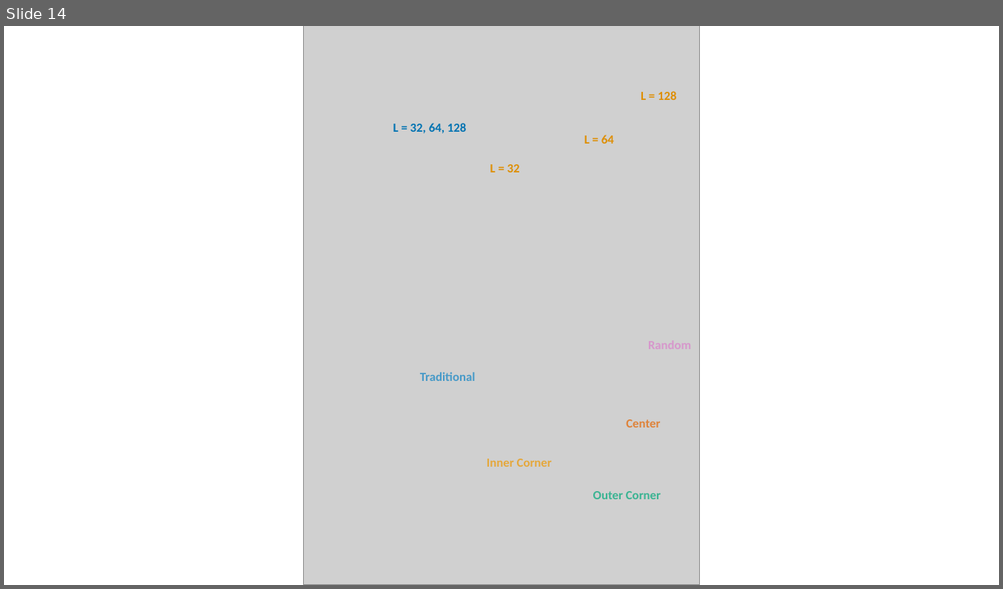
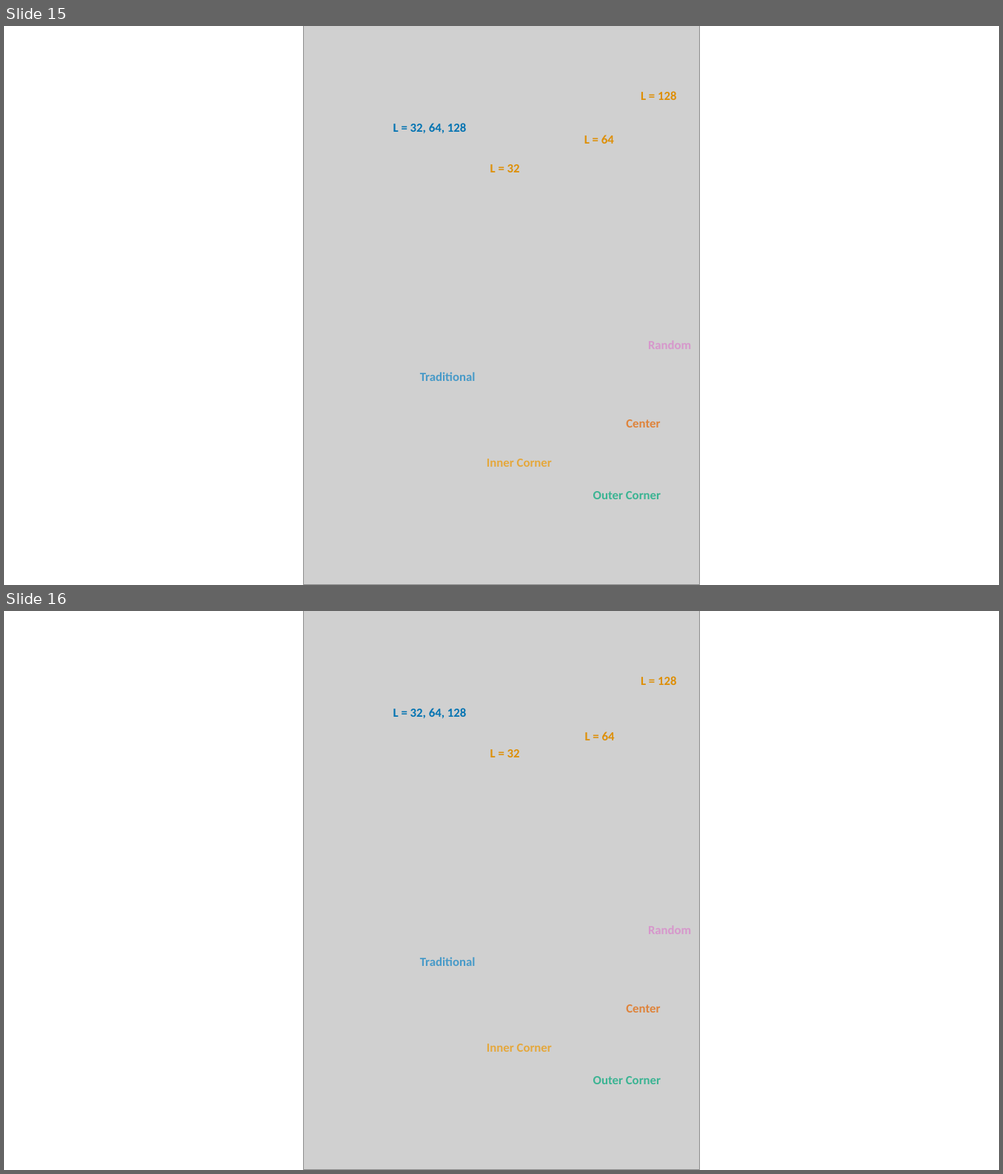
Before and after one commit to ioakimsy/BS-Thesis, a slide deck: documents/Figures editing.pptx. Shown one above the other, each under a label of ours: slide 14 before the commit, slides 15 and 16 after it. The pictures are 1003x589 and 1003x1174 pixels, drawn with LibreOffice and Linux fonts; fonts in the diff are those of the drawing; grey boxes stand for pictures. Boxes give left, top, right and bottom in pixels: in the first picture for what was removed or moved away, otherwise in the second. Text is boxed around its words. In the diff, an @@ line names an element or a change of style, - is before the commit and + after.

```diff
--- a/documents/Figures editing.pptx
+++ b/documents/Figures editing.pptx
@@ slide 16 added at [4,611,999,1170], background #FFFFFF @@
@@ picture added at [304,611,700,1170] @@
@@ text added at [640,676,676,685], 12 pt, text #DE8F05, bold @@
+L = 128
@@ text added at [393,708,466,718], 12 pt, text #0173B2, bold @@
+L = 32, 64, 128
@@ text added at [585,732,614,741], 12 pt, text #DE8F05, bold @@
+L = 64
@@ text added at [490,749,520,758], 12 pt, text #DE8F05, bold @@
+L = 32
@@ text added at [420,957,475,966], 12 pt, text #479AC8, bold @@
+Traditional
@@ text added at [626,1005,660,1013], 12 pt, text #DF833A, bold @@
+Center
@@ text added at [486,1044,552,1052], 12 pt, text #E5A83D, bold @@
+Inner Corner
@@ text added at [593,1076,660,1085], 12 pt, text #3BB493, bold @@
+Outer Corner
@@ what was slide 14 is now slide 15 @@
```
Also in this commit, not shown: 3 slides changed, 3 other slides added, 14 other files.
